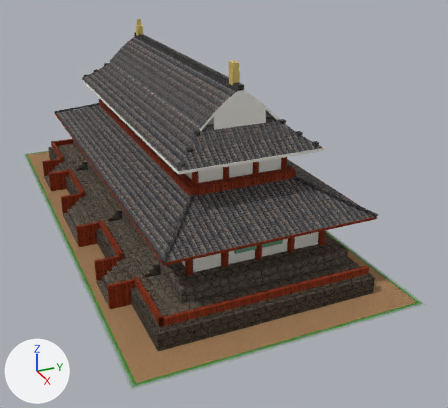
Two versions of the Blender file buildings/cur/36_nara_heijo_daigokuden/nara_heijo_daigokuden.blend, one commit apart.
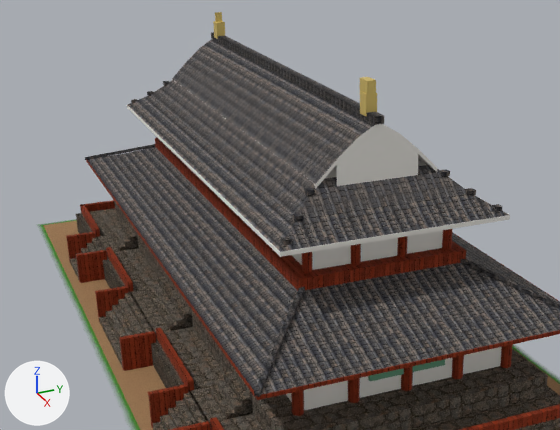
Each version appears first whole from a 50 mm lens placed at (11.97, -4.14, 4.45), pointed at (3.78, -0.46, 0.35), and next in a close-up on the part from 0% to 79% of the width and 3% to 70% of the height. The axes (+X, +Y, +Z) are drawn at lower left. The lights are the same throughout. The older version's two pictures come first.

In view in the first close-up: 'nara_heijo_daigokuden_mesh'.
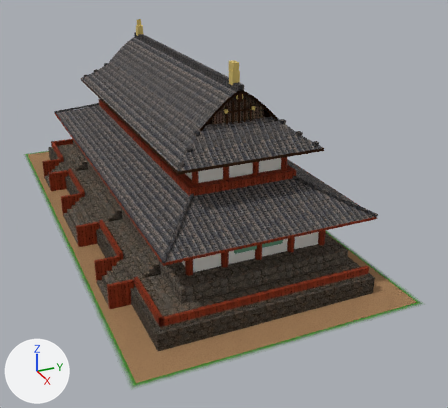
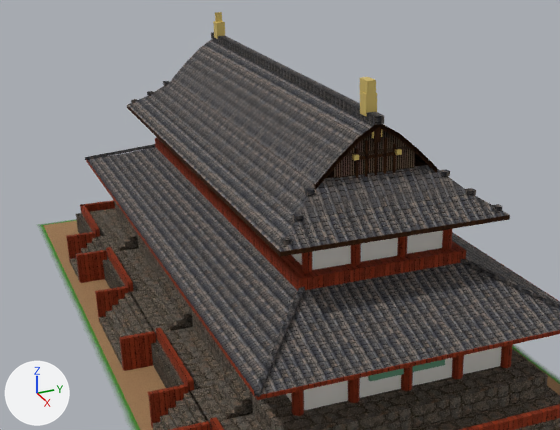
The change, as a list of edits to the scene's bpy script:
```text
Add img_丸太_樹皮_png:
    img_丸太_樹皮_png = load_image('丸太_樹皮.png', '../../../Texture/丸太_樹皮.png', 256, 256, 'sRGB')
Add img_tsuma_kirengoshi_png:
    img_tsuma_kirengoshi_png = load_image('tsuma_kirengoshi.png', '../../../Texture/tsuma_kirengoshi.png', 512, 256, 'sRGB')
Add mat_nara_wooddark:
    mat_nara_wooddark = bpy.data.materials.new('Nara_WoodDark')
    # colours: beige #a69079
    # uses the picture img_丸太_樹皮_png
Add mat_nara_tsumakirengoshi:
    mat_nara_tsumakirengoshi = bpy.data.materials.new('Nara_TsumaKirengoshi')
    # uses the picture img_tsuma_kirengoshi_png
Change me_nara_heijo_daigokuden_mesh:
    used by ob_nara_heijo_daigokuden_mesh; location = (0.0, 0.0, 0.0)
    remove me_nara_heijo_daigokuden_mesh.from_pydata(...)  # 1512 vertices, 1024 faces; spans x -0.96..6.96, y -2.96..0.96, z 0.0..2.86
    add me_nara_heijo_daigokuden_mesh.from_pydata(...)  # 1794 vertices, 1204 faces; spans x -0.96..6.96, y -2.96..0.96, z 0.0..2.86
    me_nara_heijo_daigokuden_mesh part 1: a new loose piece, a box spanning x 5.139..5.163, y -0.889..-0.831, z 2.396..2.511, in mat_nara_wooddark
    me_nara_heijo_daigokuden_mesh part 2: a new loose piece, a box spanning x 5.136..5.172, y -1.069..-1.025, z 2.274..2.314, in mat_nara_goldfinial (yellow #e2c876)
    me_nara_heijo_daigokuden_mesh part 3: a new loose piece, a box spanning x 5.136..5.172, y -0.695..-0.651, z 2.274..2.314, in mat_nara_goldfinial (yellow #e2c876)
    me_nara_heijo_daigokuden_mesh part 4: a new loose piece, a box spanning x 5.117..5.133, y -1.062..-0.658, z 2.264..2.288, in mat_nara_wooddark
    me_nara_heijo_daigokuden_mesh part 5: a new loose piece, a box spanning x 5.117..5.133, y -1.036..-1.016, z 2.12..2.355, in mat_nara_wooddark
    me_nara_heijo_daigokuden_mesh part 6: a new loose piece, a box spanning x 5.117..5.133, y -0.953..-0.933, z 2.12..2.412, in mat_nara_wooddark
    me_nara_heijo_daigokuden_mesh part 7: a new loose piece, a box spanning x 5.117..5.133, y -0.87..-0.85, z 2.12..2.468, in mat_nara_wooddark
    me_nara_heijo_daigokuden_mesh part 8: a new loose piece, a box spanning x 5.117..5.133, y -0.787..-0.767, z 2.12..2.412, in mat_nara_wooddark
    me_nara_heijo_daigokuden_mesh part 9: a new loose piece, a box spanning x 5.117..5.133, y -0.704..-0.684, z 2.12..2.355, in mat_nara_wooddark
    me_nara_heijo_daigokuden_mesh part 10: 2 vertices removed from x 5.17, y -1.22..-0.5, z 2.08; 55 vertices added at x 5.12..5.17, y -1.4..-0.32, z 2.08..2.56
    me_nara_heijo_daigokuden_mesh part 11: 27 faces spanning x 0.41..5.59, y -1.86..0.14, z 1.74..2.56 switch from mat_nara_plaster (white #eceae3) to mat_nara_wooddark
    other edits to the shape of me_nara_heijo_daigokuden_mesh do not show in these pictures
    add me_nara_heijo_daigokuden_mesh.materials.append(mat_nara_tsumakirengoshi)
```

Pixel boxes [x1, y1, x2, y2] of what changed, in the close-ups (560 x 430 px):
part 1 of me_nara_heijo_daigokuden_mesh, added: after [373, 128, 381, 143]
part 2 of me_nara_heijo_daigokuden_mesh, added: after [352, 154, 359, 161]
part 3 of me_nara_heijo_daigokuden_mesh, added: after [395, 149, 402, 155]
part 4 of me_nara_heijo_daigokuden_mesh, added: after [359, 152, 395, 160]
part 5 of me_nara_heijo_daigokuden_mesh, added: after [355, 148, 358, 178]
part 6 of me_nara_heijo_daigokuden_mesh, added: after [365, 140, 368, 176]
part 7 of me_nara_heijo_daigokuden_mesh, added: after [374, 142, 377, 175]
part 8 of me_nara_heijo_daigokuden_mesh, added: after [383, 138, 387, 174]
part 9 of me_nara_heijo_daigokuden_mesh, added: after [392, 144, 396, 173]
part 10 of me_nara_heijo_daigokuden_mesh, cut back: before [337, 127, 418, 186]; after [315, 124, 437, 189]
part 11 of me_nara_heijo_daigokuden_mesh, recoloured: [127, 79, 510, 257] in both
